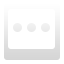
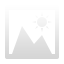
Layered file, before and after one edit (64 × 64). Changes by layer:
added layer "Shape 1" above "icon_pictures" over bbox(5, 9, 59, 59)
hid "icon_pictures" over bbox(4, 8, 60, 60)
